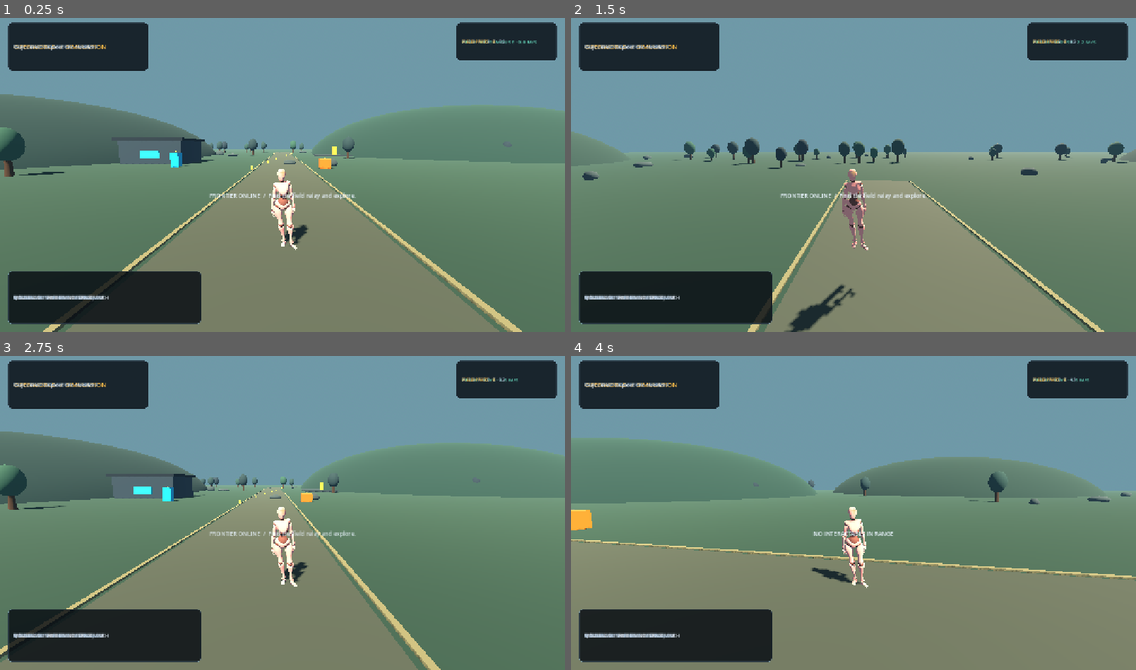
Above: before the commit, frames 1-4 (two rows, left to right).
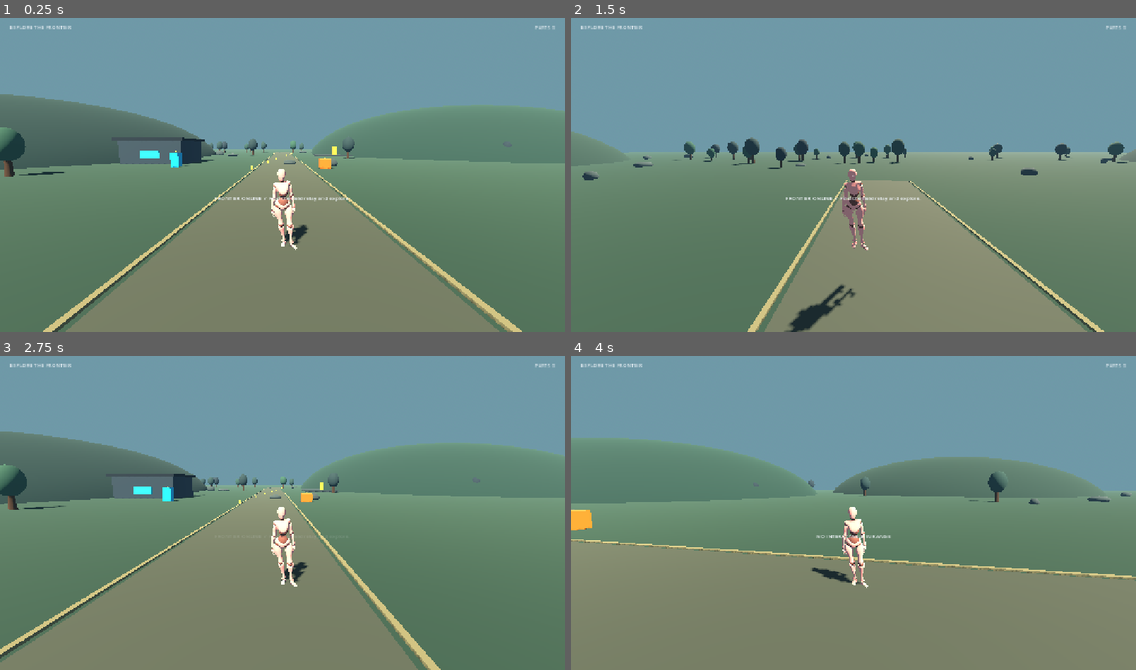
Above: after the commit, the same moments.

Repository: akcizur/as
Game: Godot game, scene res://scenes/main.tscn
Two runs of this game, one before a commit and one after it. Both use one fixed random seed, a clock stepped at 60 frames per second and the inputs below.
Inputs (mouse positions are in pixels of both pictures, inside the frame that each line leads up to):
- Up to frame 1 (0.25 s): no input
- Up to frame 2 (1.5 s): tap Enter at 0.5 s; move the mouse to (881, 171) at 0.52 s; hold W (move_forward) from 0.53 s (still down); tap X (turn_180) at 0.6 s; click (881, 171) at 0.67 s; tap Space (jump) at 0.77 s; move the mouse to (825, 175) at 1.27 s; right-click (825, 175) at 1.35 s; click (825, 175) at 1.42 s
- Up to frame 3 (2.75 s): keep holding W (move_forward); tap Space (jump) at 1.52 s; tap X (turn_180) at 1.55, 2.3 s; move the mouse to (293, 506) at 2.02 s; tap C (crouch) at 2.1 s; click (293, 506) at 2.17 s
- Up to frame 4 (4 s): keep holding W (move_forward); move the mouse to (847, 516) at 2.77 s; tap Q (dodge) at 2.85 s; click (847, 516) at 2.92 s; tap Space (jump) at 3.02, 3.77 s; tap X (turn_180) at 3.05, 3.8 s; move the mouse to (893, 516) at 3.52 s; tap E (interact) at 3.6 s; click (893, 516) at 3.67 s

The runs differ from the first frame. In frame 1, 12% of the frame differs, in the area x 1-99%, y 1-98%; in frame 2, 12%; in frame 3, 12%; in frame 4, 12%.

Commit message:
feat(ui): minimal auto-hiding gameplay HUD
Replace persistent diagnostics with a compact contextual HUD and fade touchscreen controls during inactivity. Document the UI behavior.

Diff:
--- a/godot/scripts/hud.gd
+++ b/godot/scripts/hud.gd
@@ -1,107 +1,102 @@
 extends CanvasLayer
 
-var telemetry_label: Label
-var position_label: Label
+const HUD_IDLE_DELAY := 4.0
+const HUD_FADE_SECONDS := 0.65
+const NOTICE_DURATION := 2.8
+
+var ambient_hud: Control
+var objective_label: Label
+var resource_label: Label
+var reticle_label: Label
 var prompt_label: Label
 var notice_label: Label
-var objective_label: Label
-var resource_label: Label
-var notice_timer: float = 0.0
+var idle_timer := HUD_IDLE_DELAY
+var ambient_alpha := 1.0
+var notice_timer := 0.0
+var previous_input_source := ""
 
 func _ready() -> void:
+	layer = 10
 	var overlay := Control.new()
 	overlay.name = "Overlay"
 	overlay.set_anchors_and_offsets_preset(Control.PRESET_FULL_RECT)
 	overlay.mouse_filter = Control.MOUSE_FILTER_IGNORE
 	add_child(overlay)
 
-	var top_left := _make_panel(overlay, Control.PRESET_TOP_LEFT, Vector2(18.0, 18.0), Vector2(318.0, 110.0))
-	var title := _make_label("OPENWORLD  /  SIMULATION", 15, Color(0.96, 0.72, 0.28))
-	top_left.add_child(title)
-	var subtitle := _make_label("V2.3  ·  ADVANCED MOTION  ·  GODOT 4", 10, Color(0.58, 0.69, 0.79))
-	top_left.add_child(subtitle)
-	objective_label = _make_label("OBJECTIVE   Explore the frontier", 12, Color(0.9, 0.94, 0.98))
-	top_left.add_child(objective_label)
+	ambient_hud = Control.new()
+	ambient_hud.name = "AmbientHUD"
+	ambient_hud.set_anchors_and_offsets_preset(Control.PRESET_FULL_RECT)
+	ambient_hud.mouse_filter = Control.MOUSE_FILTER_IGNORE
+	overlay.add_child(ambient_hud)
 
-	var top_right := _make_panel(overlay, Control.PRESET_TOP_RIGHT, Vector2(-246.0, 18.0), Vector2(228.0, 88.0))
-	telemetry_label = _make_label("FPS 60  ·  WALK", 12, Color(0.42, 0.9, 0.78))
-	top_right.add_child(telemetry_label)
-	position_label = _make_label("X 0.0   Y 0.0   Z 0.0", 10, Color(0.72, 0.8, 0.88))
-	top_right.add_child(position_label)
-	resource_label = _make_label("FIELD PARTS   0", 10, Color(0.96, 0.72, 0.28))
-	resource_label.name = "ResourceLine"
-	top_right.add_child(resource_label)
+	objective_label = _make_label("EXPLORE THE FRONTIER", 12, Color(0.91, 0.94, 0.96, 0.92))
+	objective_label.position = Vector2(22.0, 20.0)
+	objective_label.size = Vector2(300.0, 24.0)
+	ambient_hud.add_child(objective_label)
 
-	var bottom_left := _make_panel(overlay, Control.PRESET_BOTTOM_LEFT, Vector2(18.0, -138.0), Vector2(438.0, 120.0))
-	bottom_left.add_child(_make_label("WASD MOVE    SHIFT SPRINT    SPACE JUMP", 10, Color(0.88, 0.92, 0.97)))
-	bottom_left.add_child(_make_label("MOUSE LOOK    RMB AIM    C / CTRL CROUCH", 10, Color(0.88, 0.92, 0.97)))
-	bottom_left.add_child(_make_label("Q DODGE    X TURN 180    E INTERACT", 10, Color(0.88, 0.92, 0.97)))
-	bottom_left.add_child(_make_label("B SPAWN CRATE    R RESET    ESC RELEASE", 10, Color(0.6, 0.71, 0.81)))
+	resource_label = _make_label("PARTS  0", 11, Color(0.91, 0.94, 0.96, 0.82))
+	resource_label.set_anchors_and_offsets_preset(Control.PRESET_TOP_RIGHT)
+	resource_label.offset_left = -132.0
+	resource_label.offset_top = 22.0
+	resource_label.offset_right = -22.0
+	resource_label.offset_bottom = 44.0
+	resource_label.horizontal_alignment = HORIZONTAL_ALIGNMENT_RIGHT
+	ambient_hud.add_child(resource_label)
 
-	var center_reticle := _make_label("＋", 18, Color(0.96, 0.78, 0.43))
-	center_reticle.horizontal_alignment = HORIZONTAL_ALIGNMENT_CENTER
-	center_reticle.vertical_alignment = VERTICAL_ALIGNMENT_CENTER
-	center_reticle.set_anchors_and_offsets_preset(Control.PRESET_CENTER)
-	center_reticle.offset_left = -12.0
-	center_reticle.offset_top = -16.0
-	center_reticle.offset_right = 12.0
-	center_reticle.offset_bottom = 16.0
-	overlay.add_child(center_reticle)
+	reticle_label = _make_label("·", 24, Color(1.0, 1.0, 1.0, 0.42))
+	reticle_label.horizontal_alignment = HORIZONTAL_ALIGNMENT_CENTER
+	reticle_label.vertical_alignment = VERTICAL_ALIGNMENT_CENTER
+	reticle_label.set_anchors_and_offsets_preset(Control.PRESET_CENTER)
+	reticle_label.offset_left = -8.0
+	reticle_label.offset_top = -12.0
+	reticle_label.offset_right = 8.0
+	reticle_label.offset_bottom = 12.0
+	ambient_hud.add_child(reticle_label)
 
-	prompt_label = _make_label("", 12, Color(0.98, 0.82, 0.48))
+	prompt_label = _make_label("", 12, Color(0.98, 0.94, 0.82, 0.96))
 	prompt_label.horizontal_alignment = HORIZONTAL_ALIGNMENT_CENTER
 	prompt_label.set_anchors_and_offsets_preset(Control.PRESET_CENTER_BOTTOM)
 	prompt_label.offset_left = -260.0
-	prompt_label.offset_top = -88.0
+	prompt_label.offset_top = -86.0
 	prompt_label.offset_right = 260.0
-	prompt_label.offset_bottom = -52.0
+	prompt_label.offset_bottom = -54.0
+	prompt_label.visible = false
 	overlay.add_child(prompt_label)
 
-	notice_label = _make_label("CLICK TO ENTER THE WORLD", 13, Color(0.92, 0.96, 1.0))
+	notice_label = _make_label("", 12, Color(0.94, 0.96, 0.98))
 	notice_label.horizontal_alignment = HORIZONTAL_ALIGNMENT_CENTER
 	notice_label.set_anchors_and_offsets_preset(Control.PRESET_CENTER)
-	notice_label.offset_left = -260.0
-	notice_label.offset_top = 42.0
-	notice_label.offset_right = 260.0
+	notice_label.offset_left = -280.0
+	notice_label.offset_top = 48.0
+	notice_label.offset_right = 280.0
 	notice_label.offset_bottom = 78.0
+	notice_label.modulate.a = 0.0
 	overlay.add_child(notice_label)
 
-func _make_panel(parent: Control, preset: Control.LayoutPreset, anchor_offsets: Vector2, panel_size: Vector2) -> PanelContainer:
-	var panel := PanelContainer.new()
-	panel.mouse_filter = Control.MOUSE_FILTER_IGNORE
-	panel.set_anchors_and_offsets_preset(preset)
-	panel.size = panel_size
-	if preset == Control.PRESET_TOP_RIGHT:
-		panel.offset_left = anchor_offsets.x
-		panel.offset_top = anchor_offsets.y
-		panel.offset_right = -18.0
-		panel.offset_bottom = anchor_offsets.y + panel_size.y
-	elif preset == Control.PRESET_BOTTOM_LEFT:
-		panel.offset_left = anchor_offsets.x
-		panel.offset_top = anchor_offsets.y
-		panel.offset_right = anchor_offsets.x + panel_size.x
-		panel.offset_bottom = -18.0
-	else:
-		panel.offset_left = anchor_offsets.x
-		panel.offset_top = anchor_offsets.y
-		panel.offset_right = anchor_offsets.x + panel_size.x
-		panel.offset_bottom = anchor_offsets.y + panel_size.y
-	var style := StyleBoxFlat.new()
-	style.bg_color = Color(0.025, 0.045, 0.07, 0.82)
-	style.border_color = Color(0.52, 0.68, 0.78, 0.24)
-	style.set_border_width_all(1)
-	style.set_corner_radius_all(8)
-	style.content_margin_left = 13.0
-	style.content_margin_right = 13.0
-	style.content_margin_top = 10.0
-	style.content_margin_bottom = 9.0
-	panel.add_theme_stylebox_override("panel", style)
-	var column := VBoxContainer.new()
-	column.add_theme_constant_override("separation", 5)
-	column.mouse_filter = Control.MOUSE_FILTER_IGNORE
-	panel.add_child(column)
-	parent.add_child(panel)
-	return panel
+func _input(event: InputEvent) -> void:
+	if event is InputEventMouseMotion:
+		if (event as InputEventMouseMotion).relative.length_squared() > 0.8:
+			_mark_activity()
+	elif event is InputEventScreenTouch:
+		if (event as InputEventScreenTouch).pressed:
+			_mark_activity()
+	elif event is InputEventScreenDrag:
+		_mark_activity()
+	elif event is InputEventKey:
+		if (event as InputEventKey).pressed and not (event as InputEventKey).echo:
+			_mark_activity()
+	elif event is InputEventMouseButton:
+		if (event as InputEventMouseButton).pressed:
+			_mark_activity()
+	elif event is InputEventJoypadButton:
+		if (event as InputEventJoypadButton).pressed:
+			_mark_activity()
+	elif event is InputEventJoypadMotion:
+		if absf((event as InputEventJoypadMotion).axis_value) > 0.18:
+			_mark_activity()
+
+func _mark_activity() -> void:
+	idle_timer = HUD_IDLE_DELAY
 
 func _make_label(text_value: String, font_size: int, color: Color) -> Label:
 	var label := Label.new()
@@ -112,44 +107,47 @@
 	return label
 
 func update_telemetry(data: Dictionary) -> void:
-	if not is_instance_valid(telemetry_label):
+	if not is_instance_valid(ambient_hud):
 		return
 	var speed := float(data.get("speed", 0.0))
-	var fps := int(data.get("fps", 60))
-	var input_source := str(data.get("input_source", "KEYBOARD/MOUSE"))
-	var source_label: String = str({
-		"KEYBOARD": "KEYS",
-		"MOUSE": "MOUSE",
-		"TOUCH": "TOUCH",
-		"GAMEPAD": "PAD",
-		"KEYBOARD/MOUSE": "KEYS+MOUSE"
-	}.get(input_source, "AUTO"))
-	var pos: Vector3 = data.get("position", Vector3.ZERO)
-	telemetry_label.text = "FPS %d · %s · %.1f M/S" % [fps, source_label, speed]
-	position_label.text = "X %5.1f   Y %4.1f   Z %5.1f" % [pos.x, pos.y, pos.z]
-	prompt_label.text = str(data.get("prompt", ""))
+	if speed > 0.12:
+		_mark_activity()
+	var input_source := str(data.get("input_source", ""))
+	if not input_source.is_empty() and input_source != previous_input_source:
+		previous_input_source = input_source
+		_mark_activity()
+	var prompt := str(data.get("prompt", ""))
+	prompt_label.text = prompt
+	prompt_label.visible = not prompt.is_empty()
 
 func notify(message: String) -> void:
-	if is_instance_valid(notice_label):
-		notice_label.text = message
-		notice_timer = 3.2
+	if not is_instance_valid(notice_label):
+		return
+	notice_label.text = message
+	notice_timer = NOTICE_DURATION
+	notice_label.modulate.a = 1.0
+	_mark_activity()
 
 func set_objective(message: String) -> void:
 	if is_instance_valid(objective_label):
-		objective_label.text = "OBJECTIVE   " + message
+		objective_label.text = message.to_upper()
+		_mark_activity()
 
 func set_resource_count(count: int) -> void:
 	if is_instance_valid(resource_label):
-		resource_label.text = "FIELD PARTS   %d" % count
+		resource_label.text = "PARTS  %d" % count
+		_mark_activity()
 
 func _process(delta: float) -> void:
+	idle_timer = maxf(0.0, idle_timer - delta)
+	var target_alpha := 1.0 if idle_timer > 0.0 else 0.0
+	ambient_alpha = move_toward(ambient_alpha, target_alpha, delta / HUD_FADE_SECONDS)
+	if is_instance_valid(ambient_hud):
+		ambient_hud.modulate.a = ambient_alpha
+
 	if notice_timer > 0.0:
-		notice_timer -= delta
+		notice_timer = maxf(0.0, notice_timer - delta)
 		if is_instance_valid(notice_label):
-			notice_label.modulate.a = clampf(notice_timer * 1.8, 0.0, 1.0)
-	else:
-		if is_instance_valid(notice_label) and Input.mouse_mode == Input.MOUSE_MODE_CAPTURED:
-			notice_label.modulate.a = 0.0
-		elif is_instance_valid(notice_label):
-			notice_label.modulate.a = 1.0
-			notice_label.text = "CLICK TO ENTER THE WORLD"
+			notice_label.modulate.a = clampf(notice_timer / 0.35, 0.0, 1.0)
+	elif is_instance_valid(notice_label):
+		notice_label.modulate.a = 0.0
--- a/godot/scripts/touch_controls.gd
+++ b/godot/scripts/touch_controls.gd
@@ -2,6 +2,9 @@
 
 const JOYSTICK_SCRIPT: Script = preload("res://scripts/touch_joystick.gd")
 const LOOK_SCRIPT: Script = preload("res://scripts/touch_look.gd")
+const IDLE_DELAY := 4.0
+const FADE_SECONDS := 0.55
+const IDLE_ALPHA := 0.08
 
 signal move_changed(value: Vector2)
 signal look_delta(delta: Vector2)
@@ -9,13 +12,14 @@
 var joystick: Control
 var look_zone: Control
 var controls_root: Control
+var idle_timer := IDLE_DELAY
+var controls_alpha := 1.0
 
 func _ready() -> void:
-	# Start visible on phones/tablets; on desktop browsers wait for a real touch.
-	# The first touch reveals controls automatically without a settings screen.
 	visible = DisplayServer.is_touchscreen_available()
 	layer = 20
 	controls_root = Control.new()
+	controls_root.name = "TouchControlsRoot"
 	controls_root.set_anchors_and_offsets_preset(Control.PRESET_FULL_RECT)
 	controls_root.mouse_filter = Control.MOUSE_FILTER_IGNORE
 	add_child(controls_root)
@@ -26,10 +30,25 @@
 
 func _input(event: InputEvent) -> void:
 	if event is InputEventScreenTouch and (event as InputEventScreenTouch).pressed:
-		visible = true
+		_mark_activity()
+	elif event is InputEventScreenDrag:
+		_mark_activity()
+
+func _mark_activity() -> void:
+	idle_timer = IDLE_DELAY
+	visible = true
+
+func _process(delta: float) -> void:
+	if not visible or controls_root == null:
+		return
+	idle_timer = maxf(0.0, idle_timer - delta)
+	var target_alpha := 1.0 if idle_timer > 0.0 else IDLE_ALPHA
+	controls_alpha = move_toward(controls_alpha, target_alpha, delta / FADE_SECONDS)
+	controls_root.modulate.a = controls_alpha
 
 func _create_look_zone() -> void:
 	look_zone = Control.new()
+	look_zone.name = "LookZone"
 	look_zone.set_anchors_preset(Control.PRESET_RIGHT_WIDE)
 	look_zone.anchor_left = 0.42
 	look_zone.anchor_top = 0.0
@@ -47,20 +66,19 @@
 func _create_joystick() -> void:
 	joystick = Control.new()
 	joystick.name = "MoveJoystick"
-	joystick.set_script(JOYSTICK_SCRIPT)
 	joystick.position = Vector2(32.0, -190.0)
 	joystick.set_anchors_preset(Control.PRESET_BOTTOM_LEFT)
 	joystick.offset_left = 28.0
 	joystick.offset_top = -190.0
 	joystick.offset_right = 178.0
 	joystick.offset_bottom = -40.0
+	joystick.set_script(JOYSTICK_SCRIPT)
 	controls_root.add_child(joystick)
 	joystick.changed.connect(func(value: Vector2): move_changed.emit(value))
 
 func _create_action_buttons() -> void:
-	# Three compact rows keep movement/look zones clear on phone and tablet screens.
 	_create_button("DODGE", "dodge", Vector2(-254.0, -151.0), Vector2(78.0, 43.0))
-	_create_button("TURN 180", "turn_180", Vector2(-168.0, -151.0), Vector2(78.0, 43.0))
+	_create_button("TURN", "turn_180", Vector2(-168.0, -151.0), Vector2(78.0, 43.0))
 	_create_button("JUMP", "jump", Vector2(-82.0, -151.0), Vector2(78.0, 43.0))
 	_create_button("SPRINT", "run", Vector2(-254.0, -101.0), Vector2(78.0, 43.0))
 	_create_button("CROUCH", "crouch", Vector2(-168.0, -101.0), Vector2(78.0, 43.0))
Not shown, added: godot/GAMEPLAY_UI.md
